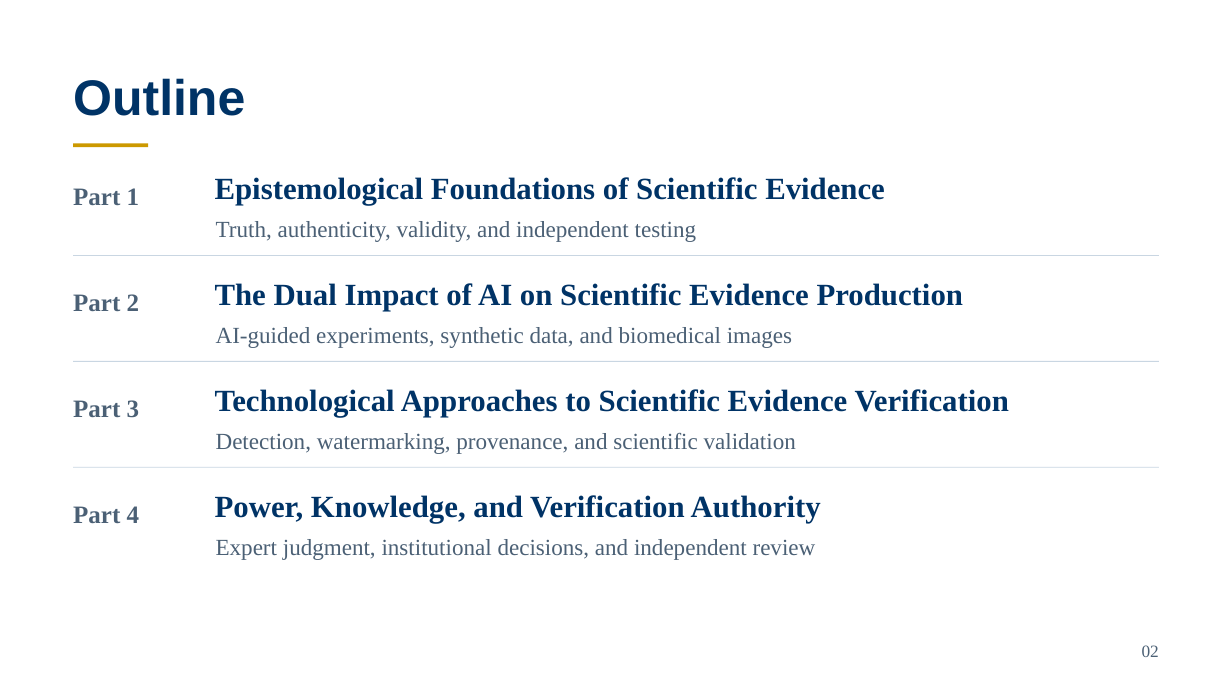
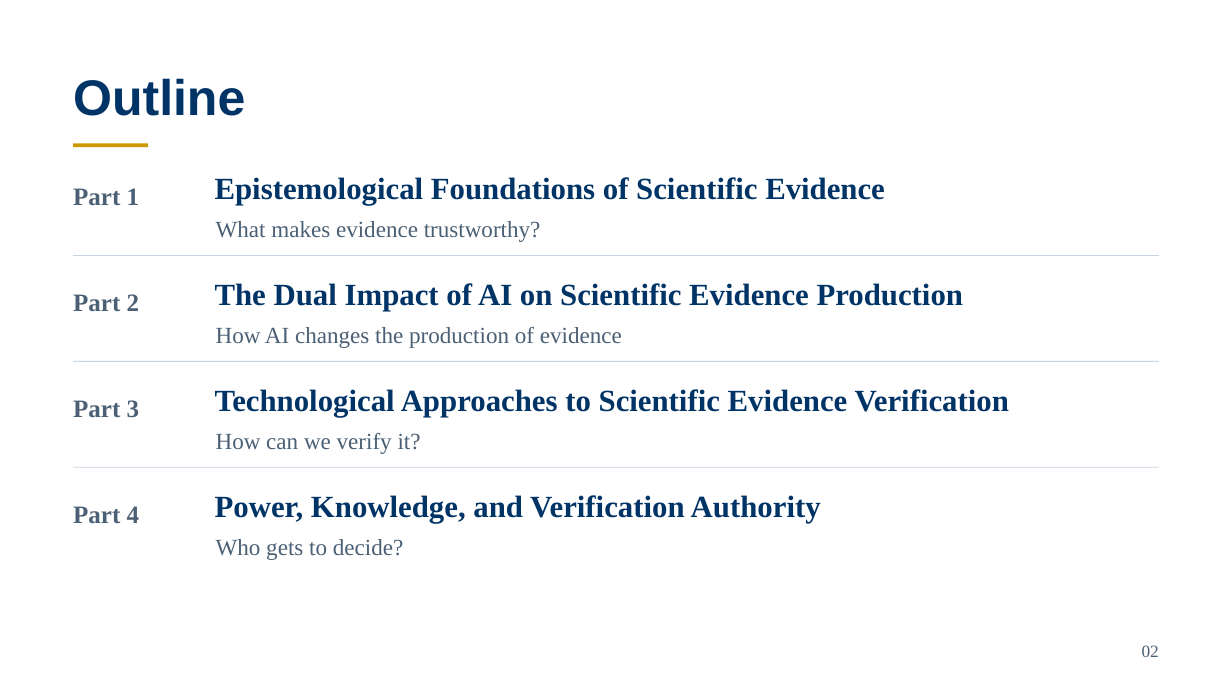
Before and after one commit to acmomo/cursor-playground, a slide deck: slide 2 of INFH5000_PPT_SpeakerAligned_KeywordVersion.pptx. Drawn at 1232x693 pixels with LibreOffice and Linux fonts; fonts in the diff are those of the drawing. Boxes give left, top, right and bottom in pixels: in the first picture for what was removed or moved away, otherwise in the second. Text is boxed around its words. In the diff, an @@ line names an element or a change of style, - is before the commit and + after.

```diff
--- a/INFH5000_PPT_SpeakerAligned_KeywordVersion.pptx
+++ b/INFH5000_PPT_SpeakerAligned_KeywordVersion.pptx
@@ text at [216,221,541,242]: text changed @@
-Truth, authenticity, validity, and independent testing
+What makes evidence trustworthy?
@@ text at [216,327,622,348]: text changed @@
-AI-guided experiments, synthetic data, and biomedical images
+How AI changes the production of evidence
@@ text at [216,433,421,454]: text changed @@
-Detection, watermarking, provenance, and scientific validation
+How can we verify it?
@@ text at [216,539,403,560]: text changed @@
-Expert judgment, institutional decisions, and independent review
+Who gets to decide?
```
Also in this commit, not shown: 6 other slides changed, 2 slides added, 2 slides removed.
